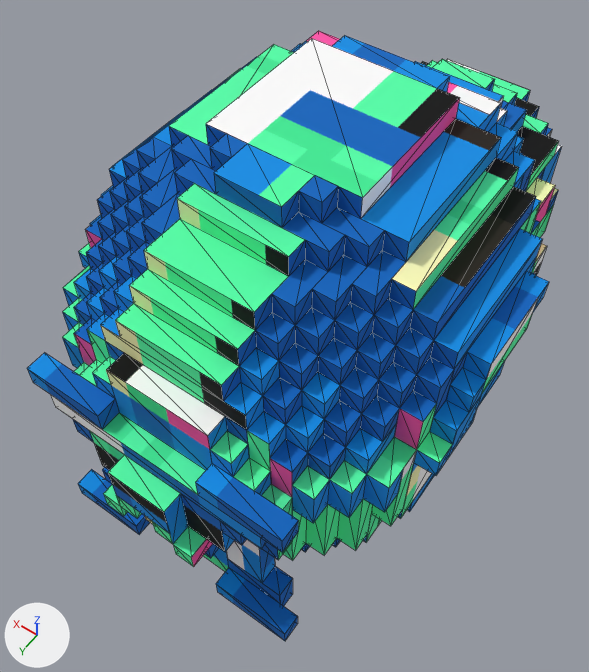
Before and after pictures for a commit that changed the glTF model new/assetcoloring/zilla gltf create/gltf out/blue durag/pale green/blue durag_3d glasses.gltf.
One viewpoint serves both versions: a 50 mm camera at (-13.9, 20.1, 23.3) aimed at (0.2, 0.4, -7.6). Every picture has the same lights, and +X, +Y and +Z are marked at lower left. Mesh edges are drawn as thin lines. Vertices at the same position are counted once.

In view in the first picture: 'C19_H_Durag_CoolDudeG_3D_RBShade-Mesh'.
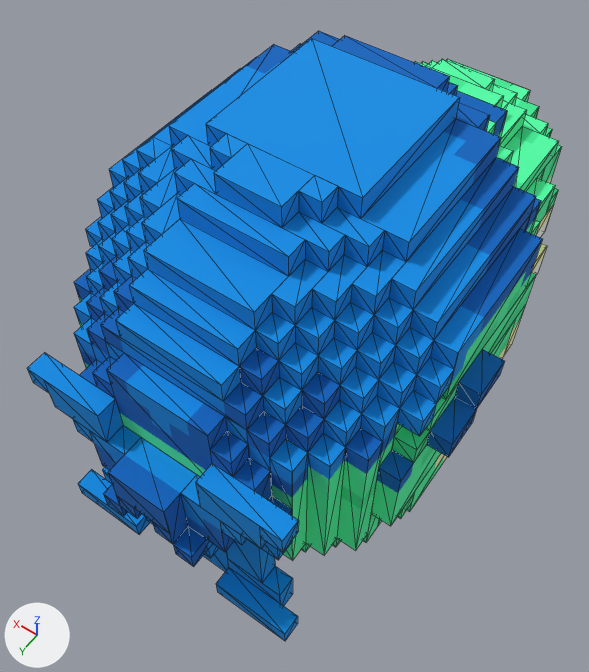
What differs and where, as boxes [x1, y1, x2, y2] in the pictures (589 x 672 px; the box of a moved part takes in the faces that stretch with it):
part 1 of me_c19_h_durag_cooldudeg_3d_rbshade_mesh, moved or reshaped
    before: [27, 31, 549, 560]
    after: [27, 31, 542, 560]
part 2 of me_c19_h_durag_cooldudeg_3d_rbshade_mesh, surface changed
    both: [29, 36, 562, 641]

Diff of the bpy script that builds the scene:
```diff
--- a/new/assetcoloring/zilla gltf create/gltf out/blue durag/pale green/blue durag_3d glasses.gltf.py
+++ b/new/assetcoloring/zilla gltf create/gltf out/blue durag/pale green/blue durag_3d glasses.gltf.py
@@ me_c19_h_durag_cooldudeg_3d_rbshade_mesh @@
 # used by ob_c19_h_durag_cooldudeg_3d_rbshade_mesh; location = (0.0, 0.0, 0.0); scale = (-1.0, 1.0, 1.0)
-me_c19_h_durag_cooldudeg_3d_rbshade_mesh.from_pydata(...)  # 1039 vertices, 1654 faces; spans x -9.5..9.5, y -17.5..11.5, z -15.0..4.0
+me_c19_h_durag_cooldudeg_3d_rbshade_mesh.from_pydata(...)  # 994 vertices, 1586 faces; spans x -9.5..9.5, y -17.5..11.5, z -15.0..4.0
+# me_c19_h_durag_cooldudeg_3d_rbshade_mesh part 1
+# 104 vertices are removed from x -9.5..9.5, y -8.5..10.5, z -8.0..3.0
+# 302 faces are deleted
+# 8 vertices are added at x -7.5..7.5, y -8.5..10.5, z -6.0..2.0
+# 20 new vertices lie (0.0, -1.0, 0.0) away from vertices in x -8.5..8.5, y -8.5..10.5, z -9.0..3.0
+# 12 new vertices lie (0.0, 1.0, 0.0) away from vertices in x -8.5..8.5, y -10.5..4.5, z -9.0..2.0
+# 10 new vertices lie (0.0, 0.0, -1.0) away from vertices in x -7.5..7.5, y -7.5..4.5, z -4.0..3.0
+# 9 new vertices lie (0.0, 0.0, 1.0) away from vertices in x -5.5..8.5, y -9.5..10.5, z -5.0..0.0
+# 234 new faces join them
+# me_c19_h_durag_cooldudeg_3d_rbshade_mesh part 2: 1352 kept faces spanning x -9.5..9.5, y -17.5..11.5, z -15.0..4.0 get new texture (UV) coordinates
 me_c19_h_durag_cooldudeg_3d_rbshade_mesh.materials.append(mat_c19_h_durag_cooldudeg_3d_rbshade_material)
```
